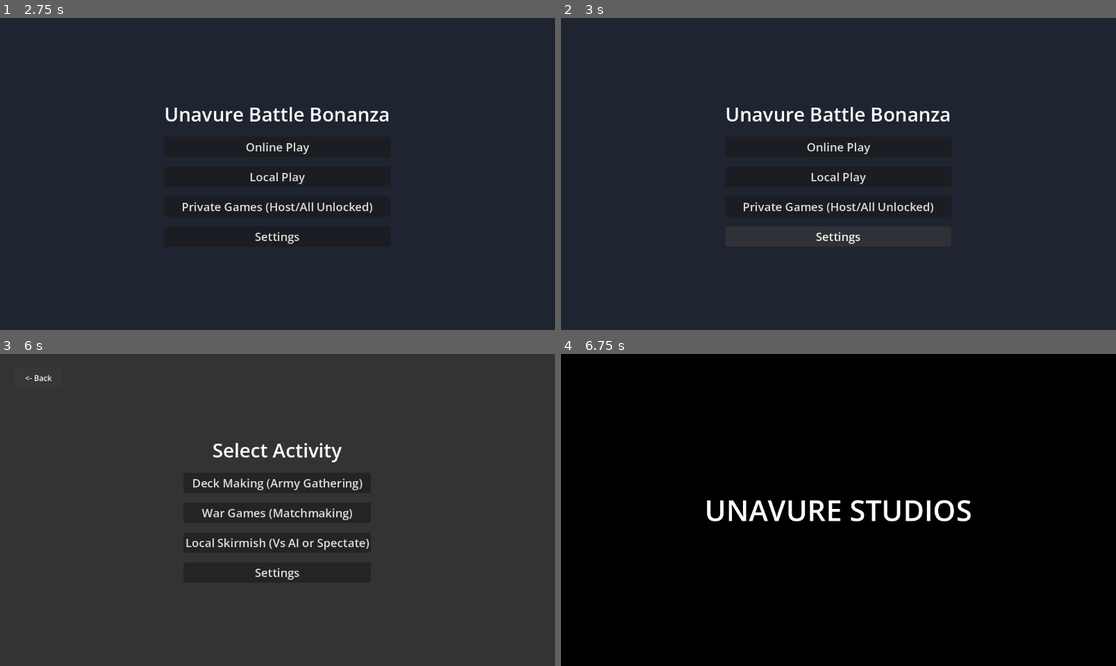
Above: before the commit, frames 1-4 (two rows, left to right).
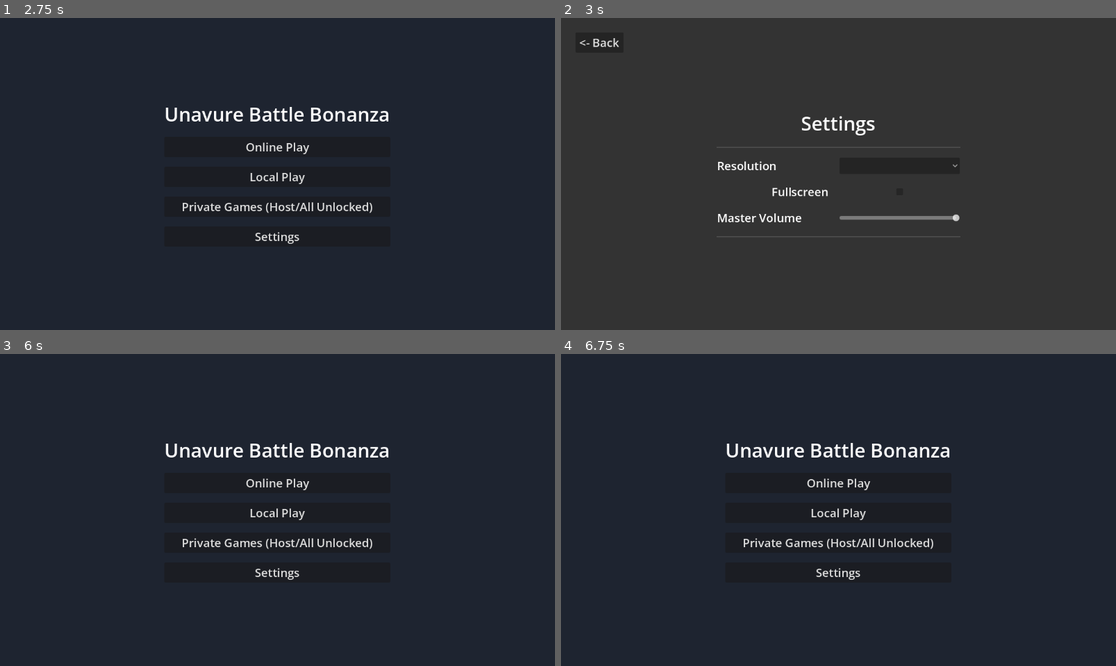
Above: after the commit, the same moments.

Repository: geoffbradford96/UBB_v3
Game: Godot game, scene res://Scenes/BootScreen.tscn
Two runs of this game, one before a commit and one after it. Both use one fixed random seed, a clock stepped at 60 frames per second and the inputs below.
Inputs (mouse positions are in pixels of both pictures, inside the frame that each line leads up to):
- Up to frame 1 (2.75 s): tap Enter (p2_action) at 0.5, 2 s; move the mouse to (399, 158) at 0.52 s; hold D (p1_right) 0.53-1.25 s; tap Space (p1_action) at 0.6, 1.25 s; click (399, 158) at 0.67 s; drag from (166, 189) to (249, 236) at 1.27 s; move the mouse to (333, 105) at 2.02 s; hold D (p1_right) from 2.03 s (still down); hold Q (p1_prev_card) from 2.03 s (still down)
- Up to frame 2 (3 s): release D (p1_right) at 2.75 s; release Q (p1_prev_card) at 2.75 s; click "Settings" at 2.75 s
- Up to frame 3 (6 s): click (38, 378) at 3.5 s, where only the run after the commit has a clickable "<- Back"; click "Local Play" at 4.25 s; click "Settings" at 5 s; click "<- Back" at 5.75 s
- Up to frame 4 (6.75 s): click (599, 378) at 6.5 s, where only the run before the commit has a clickable "<- Back"

Frame 1 is identical in both runs. In frame 2, 3.1% of the frame differs, in the area x 3-72%, y 6-73%; in frame 3, 3.0%; in frame 4, 100%, in the area x 0-100%, y 0-100%.
Error in both runs: Attempt to call function 'add_item' in base 'null instance' on a null instance. (res://Scripts/SettingsMenu.gd:17)

Commit message:
Fix settings menu navigation and Godot 4 window management
- Fix settings button in MainMenu.gd so it opens SettingsMenu.tscn instead of just printing a debug message.
- Fix back button in SettingsMenu.gd so it returns to MainMenu.tscn.
- Refactor DisplayServer window management in SettingsMenu.gd to properly use Godot 4 get_window() properties (mode, size, move_to_center), fixing manual centering bugs.

Co-authored-by: geoffbradford96 <333933239+geoffbradford96@users.noreply.github.com>

Diff:
--- a/Scripts/MainMenu.gd
+++ b/Scripts/MainMenu.gd
@@ -14,4 +14,4 @@
 	get_tree().change_scene_to_file("res://Scenes/MultiplayerMenu.tscn")
 
 func _on_settings_pressed():
-	print("Opening Settings...")
+	get_tree().change_scene_to_file("res://Scenes/SettingsMenu.tscn")
--- a/Scripts/SettingsMenu.gd
+++ b/Scripts/SettingsMenu.gd
@@ -17,7 +17,7 @@
 		resolution_option.add_item(str(res.x) + " x " + str(res.y))
 
 	# Set current resolution in dropdown
-	var current_size = DisplayServer.window_get_size()
+	var current_size = get_window().size
 	var closest_idx = 0
 	var min_diff = 999999
 	for i in range(resolutions.size()):
@@ -28,7 +28,7 @@
 	resolution_option.select(closest_idx)
 
 	# Set current fullscreen state
-	fullscreen_check.button_pressed = DisplayServer.window_get_mode() == DisplayServer.WINDOW_MODE_FULLSCREEN
+	fullscreen_check.button_pressed = get_window().mode == Window.MODE_FULLSCREEN
 
 	# Set current volume
 	var db = AudioServer.get_bus_volume_db(0) # Master bus
@@ -36,18 +36,16 @@
 
 func _on_resolution_item_selected(index):
 	var target_res = resolutions[index]
-	DisplayServer.window_set_size(target_res)
+	get_window().size = target_res
 	# Center the window if we are not in fullscreen
-	if DisplayServer.window_get_mode() != DisplayServer.WINDOW_MODE_FULLSCREEN:
-		var screen_size = DisplayServer.screen_get_size()
-		var center_pos = (screen_size - target_res) / 2
-		DisplayServer.window_set_position(center_pos)
+	if get_window().mode != Window.MODE_FULLSCREEN:
+		get_window().move_to_center()
 
 func _on_fullscreen_toggled(toggled_on):
 	if toggled_on:
-		DisplayServer.window_set_mode(DisplayServer.WINDOW_MODE_FULLSCREEN)
+		get_window().mode = Window.MODE_FULLSCREEN
 	else:
-		DisplayServer.window_set_mode(DisplayServer.WINDOW_MODE_WINDOWED)
+		get_window().mode = Window.MODE_WINDOWED
 		# Trigger re-center
 		_on_resolution_item_selected(resolution_option.selected)
 
@@ -59,4 +57,4 @@
 	AudioServer.set_bus_mute(0, value <= 0.01)
 
 func _on_back_pressed():
-	get_tree().change_scene_to_file("res://Scenes/ModeHub.tscn")
+	get_tree().change_scene_to_file("res://Scenes/MainMenu.tscn")
